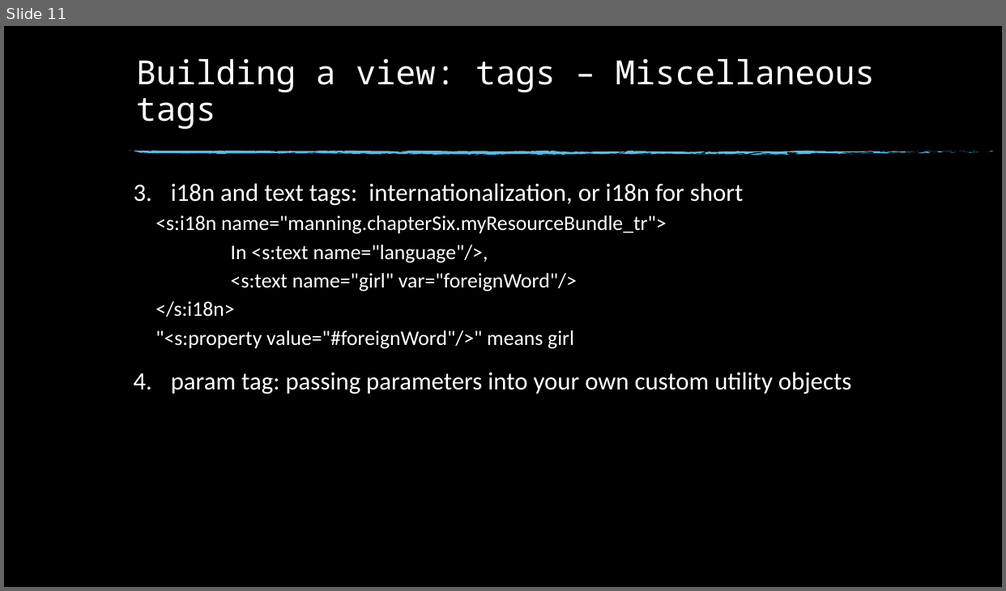
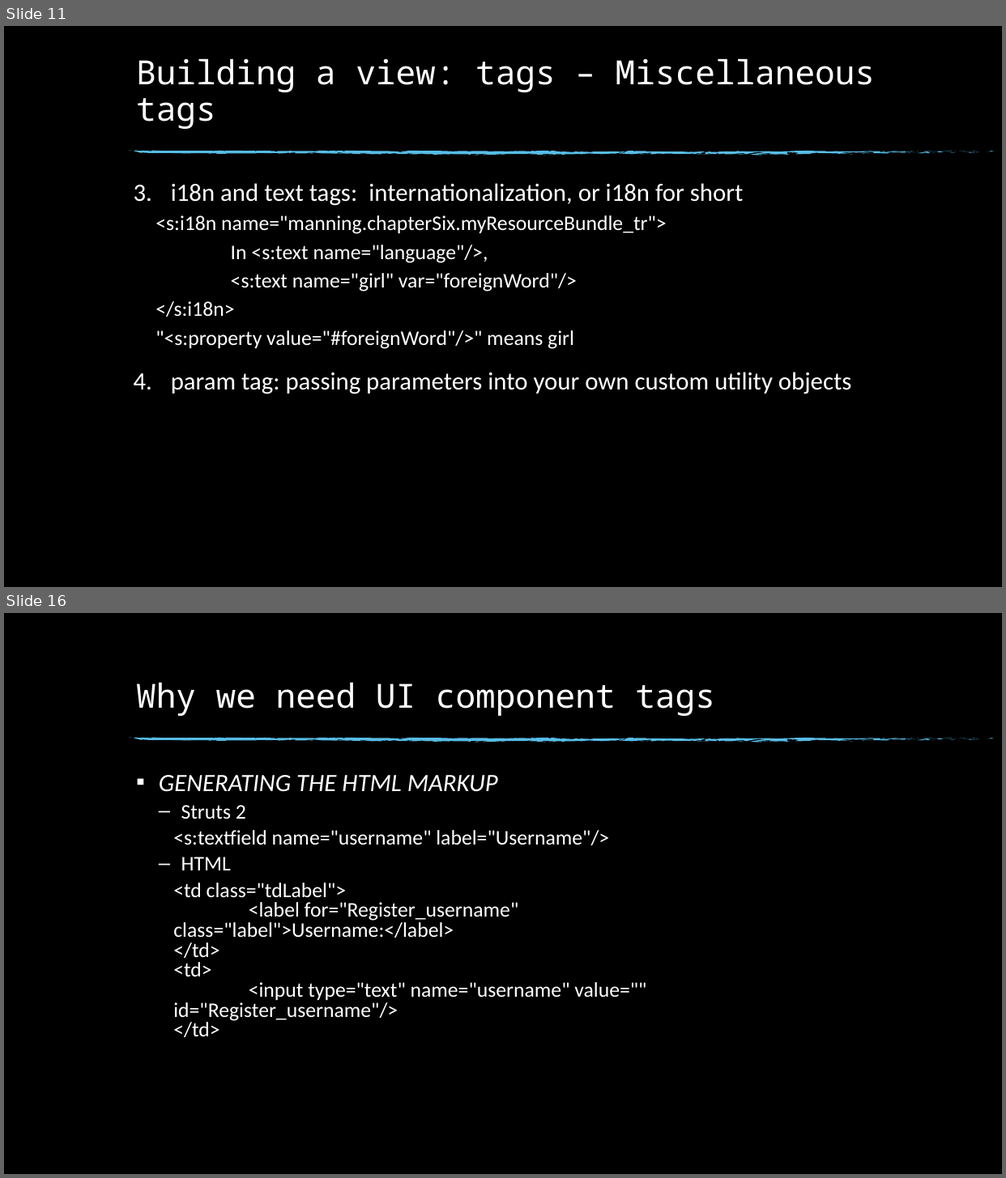
Before and after one commit to KernelDang/JEE, a slide deck: Seminar/slide.pptx. Shown one above the other, each under a label of ours: slide 11 before the commit, slides 11 and 16 after it; the slides between them are not shown. The pictures are 1006x591 and 1006x1178 pixels, drawn with LibreOffice and Linux fonts; fonts in the diff are those of the drawing; background and template pictures are left out. Boxes give left, top, right and bottom in pixels: in the first picture for what was removed or moved away, otherwise in the second. Text is boxed around its words. In the diff, an @@ line names an element or a change of style, - is before the commit and + after.

```diff
--- a/Seminar/slide.pptx
+++ b/Seminar/slide.pptx
@@ slide 16 added at (x1=4, y1=613, x2=1002, y2=1174), background picture (left out); not listed: 74 template elements that a slide beside it also shows @@
@@ title added at (x1=136, y1=682, x2=715, y2=716), 32 pt, text #FFFFFF @@
+Why we need UI component tags
@@ text added at (x1=159, y1=775, x2=646, y2=1037), 20 pt, text #FFFFFF @@
+▪ GENERATING THE HTML MARKUP
+  – Struts 2
+  <s:textfield name="username" label="Username"/>
+  – HTML
+  <td class="tdLabel">
+  <label for="Register_username" class="label">Username:</label>
+  </td>
+  <td>
+  <input type="text" name="username" value="" id="Register_username"/>
+  </td>
```
Also in this commit, not shown: 2 slides changed, 33 other slides added.
